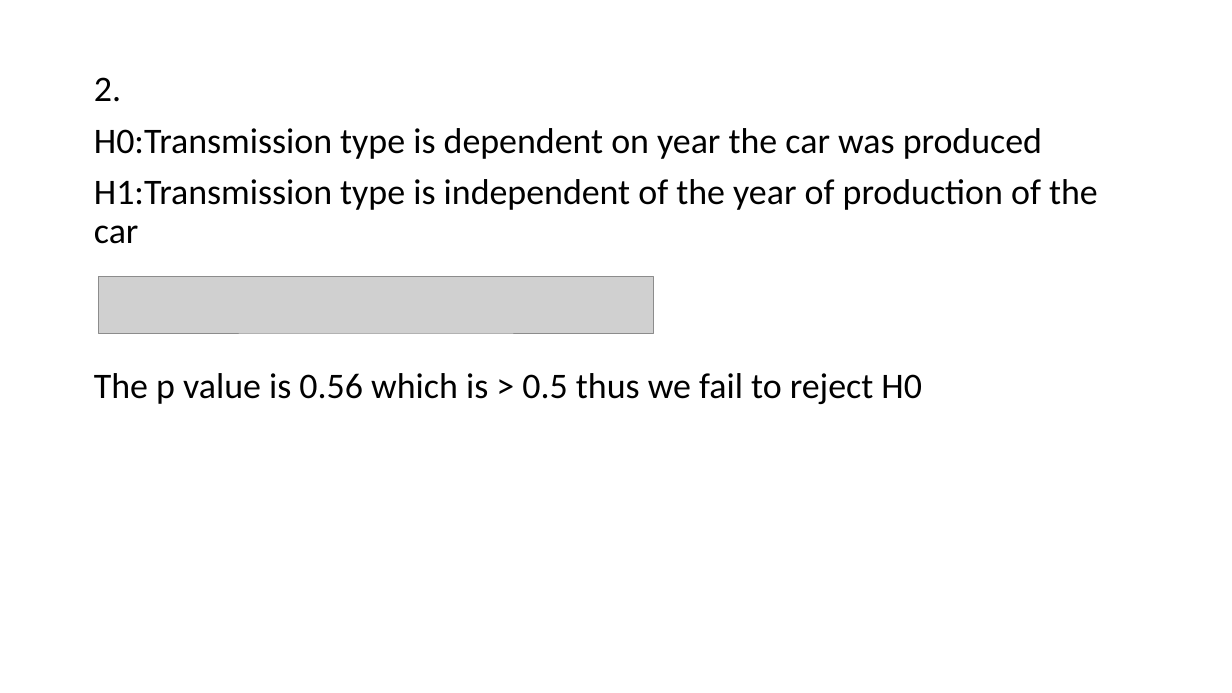
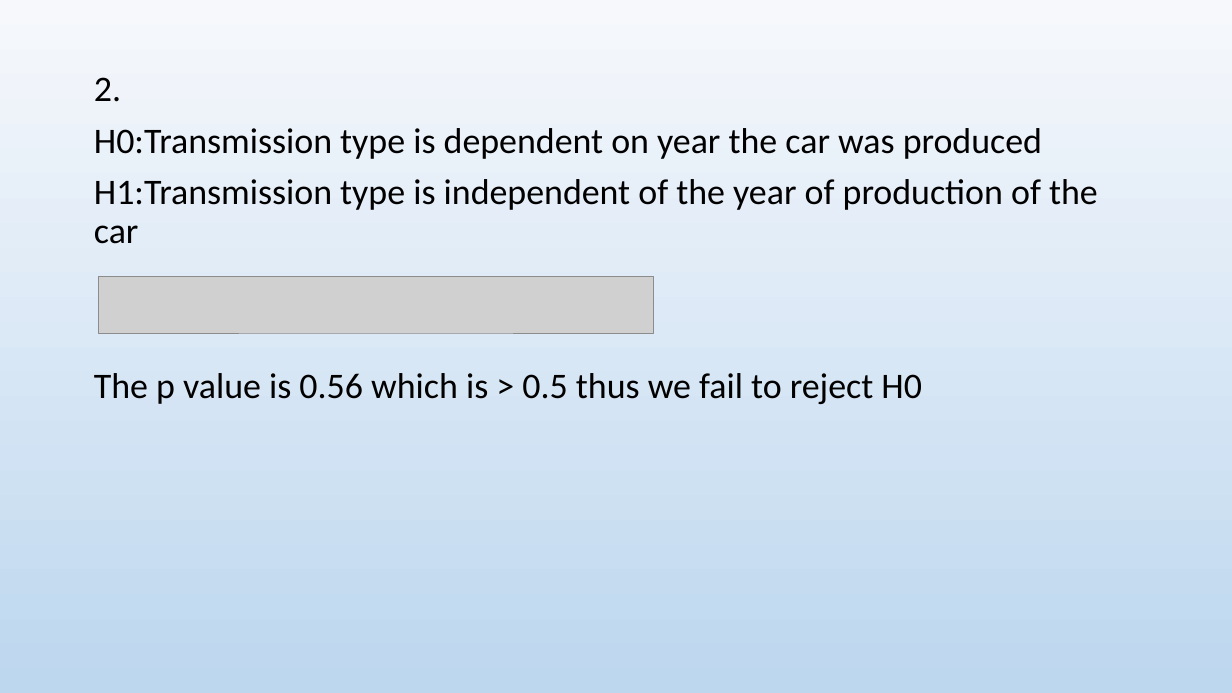
Before and after one commit to mohitgaggar/IDSproject, a slide deck: slide 16 of IDS.pptx. Drawn at 1232x693 pixels with LibreOffice and Linux fonts; fonts in the diff are those of the drawing; grey boxes stand for pictures. Boxes give left, top, right and bottom in pixels: in the first picture for what was removed or moved away, otherwise in the second. Text is boxed around its words. In the diff, an @@ line names an element or a change of style, - is before the commit and + after.

```diff
--- a/IDS.pptx
+++ b/IDS.pptx
@@ background #FFFFFF to gradient #F6F8FC to #BDD7EE to #ABC0E4 to #C7D5ED @@
```
Also in this commit, not shown: 16 other slides changed.
